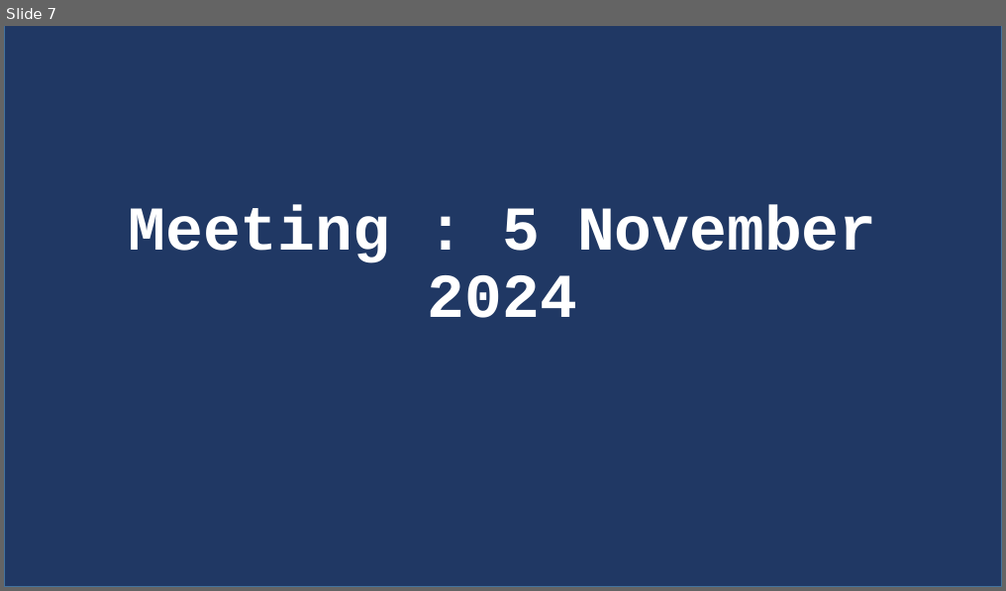
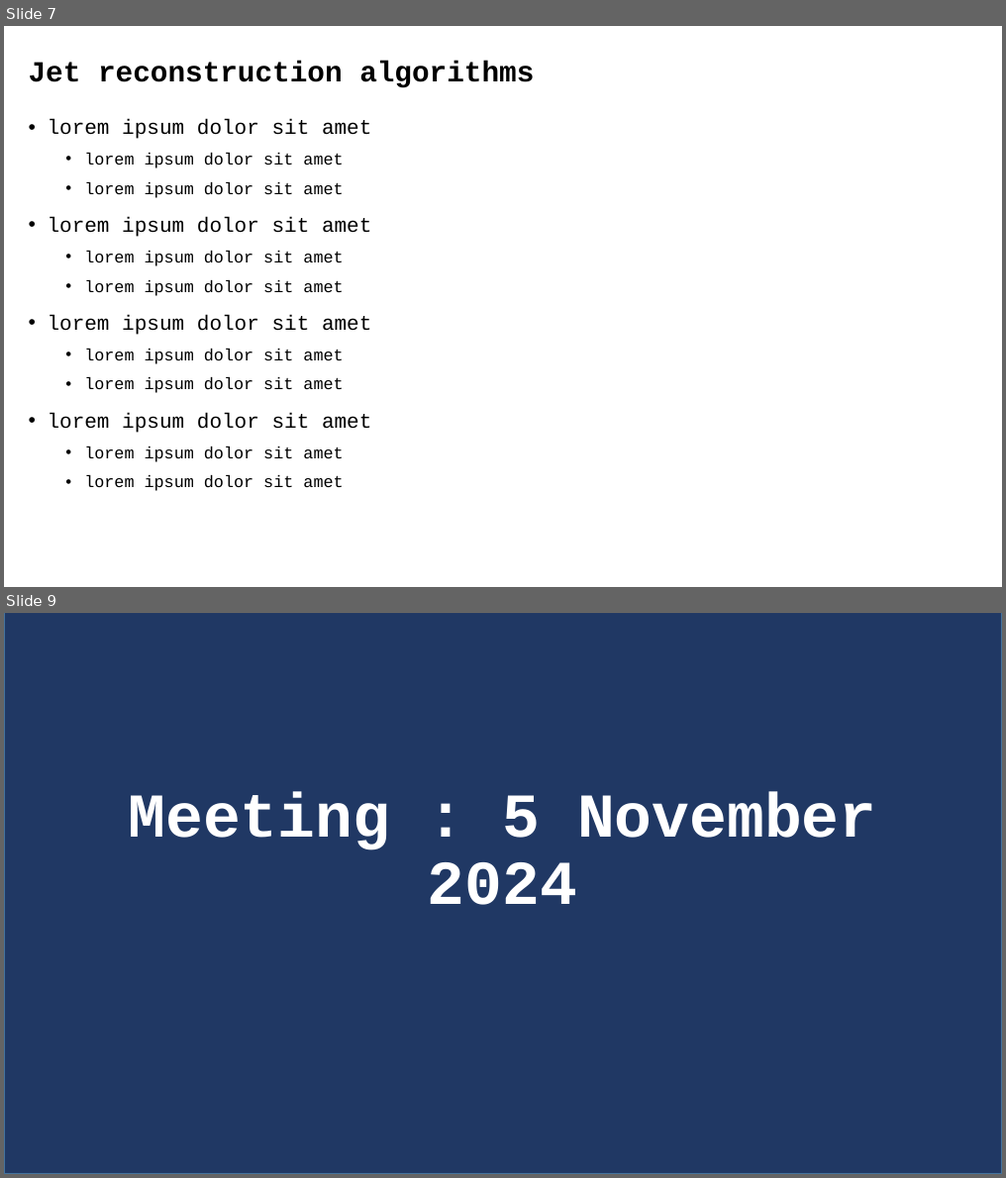
Before and after one commit to phylmath/HEP-Pheno-Project, a slide deck: Progress-Updates.pptx. Shown one above the other, each under a label of ours: slide 7 before the commit, slides 7 and 9 after it; the slides between them are not shown. The pictures are 1006x591 and 1006x1178 pixels, drawn with LibreOffice and Linux fonts; fonts in the diff are those of the drawing. Boxes give left, top, right and bottom in pixels: in the first picture for what was removed or moved away, otherwise in the second. Text is boxed around its words. In the diff, an @@ line names an element or a change of style, - is before the commit and + after.

```diff
--- a/Progress-Updates.pptx
+++ b/Progress-Updates.pptx
@@ slide 7 added at box(4, 26, 1002, 587), background #FFFFFF @@
@@ title added at box(29, 61, 534, 88), 28 pt, text #000000, bold @@
+Jet reconstruction algorithms
@@ text added at box(48, 119, 371, 491), 16 pt, text #000000 @@
+• lorem ipsum dolor sit amet
+  • lorem ipsum dolor sit amet
+  • lorem ipsum dolor sit amet
+• lorem ipsum dolor sit amet
+  • lorem ipsum dolor sit amet
+  • lorem ipsum dolor sit amet
+• lorem ipsum dolor sit amet
+  • lorem ipsum dolor sit amet
+  • lorem ipsum dolor sit amet
+• lorem ipsum dolor sit amet
+  • lorem ipsum dolor sit amet
+  • lorem ipsum dolor sit amet
@@ what was slide 7 is now slide 9 @@
```
Also in this commit, not shown: 3 slides changed, 5 other slides added.
